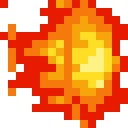
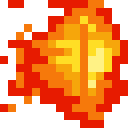
Layered file, before and after one edit (128x128). Changes by layer:
hid "Fireball4" over [left=0, top=0, right=128, bottom=128]
hid "Fireball2" over [left=0, top=0, right=128, bottom=128]
hid "Fireball1" over [left=0, top=0, right=128, bottom=128]
